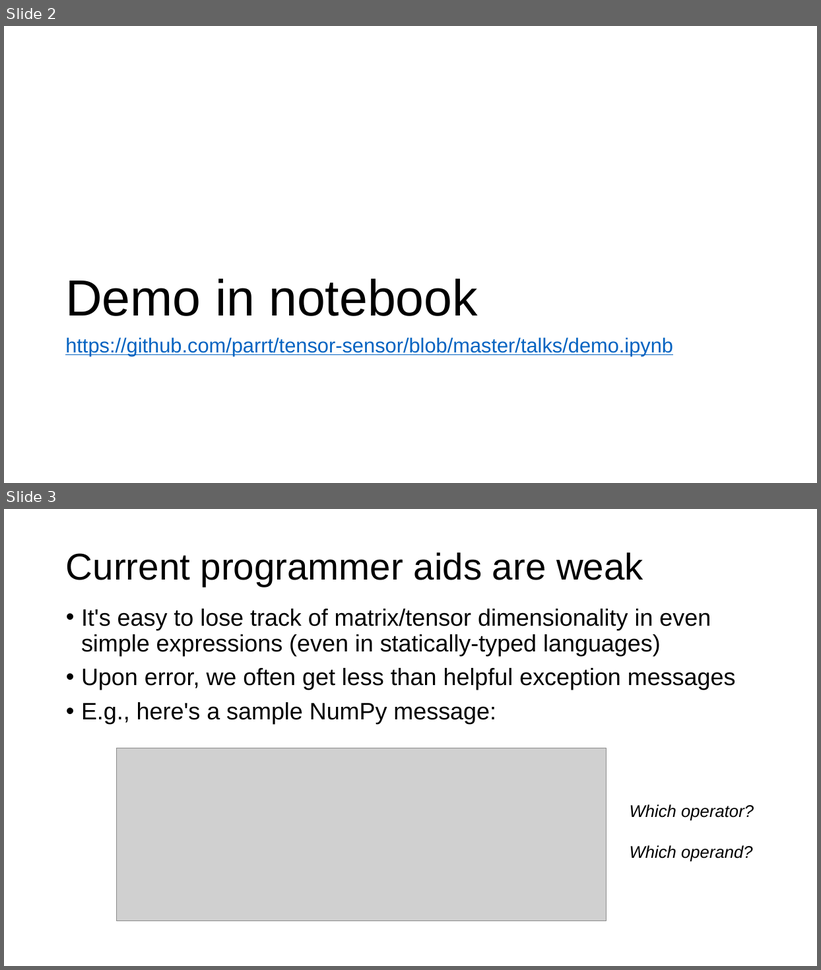
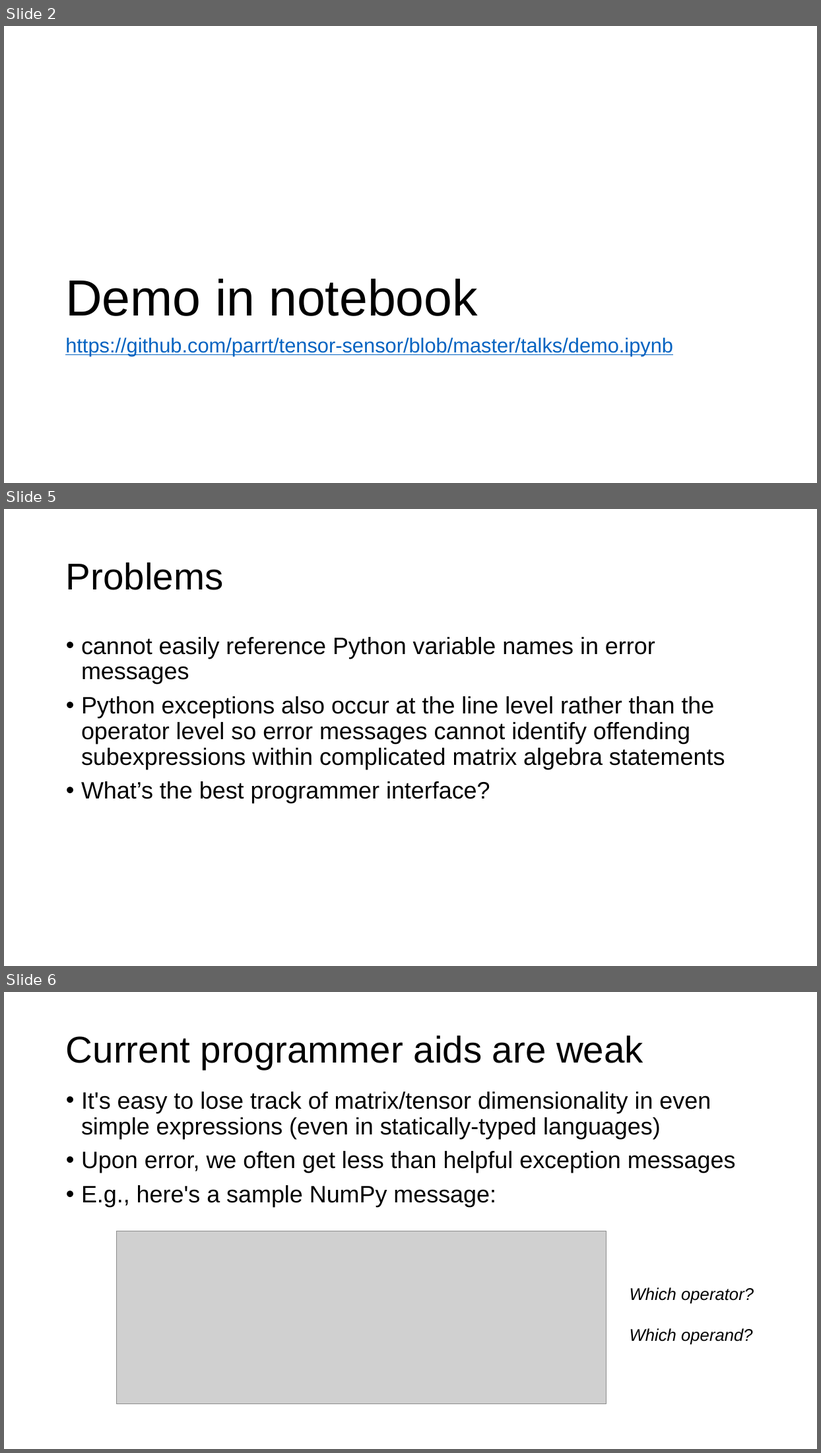
Before and after one commit to parrt/tensor-sensor, a slide deck: talks/tensor-sensor.pptx. Shown one above the other, each under a label of ours: slides 2 and 3 before the commit, slides 2, 5 and 6 after it; the slides between them are not shown. The pictures are 821x970 and 821x1453 pixels, drawn with LibreOffice and Linux fonts; fonts in the diff are those of the drawing; grey boxes stand for pictures; background and template pictures are left out. Boxes give left, top, right and bottom in pixels: in the first picture for what was removed or moved away, otherwise in the second. Text is boxed around its words. In the diff, an @@ line names an element or a change of style, - is before the commit and + after.

```diff
--- a/talks/tensor-sensor.pptx
+++ b/talks/tensor-sensor.pptx
@@ slide 5 added at box(4, 509, 817, 966), background #FFFFFF @@
@@ title added at box(66, 562, 223, 590), 44 pt, text #000000 @@
+Problems
@@ text added at box(81, 637, 725, 803), 28 pt, text #000000 @@
+• cannot easily reference Python variable names in error messages
+• Python exceptions also occur at the line level rather than the operator level so error messages cannot identify offending subexpressions within complicated matrix algebra statements
+• What’s the best programmer interface?
@@ what was slide 3 is now slide 6 @@
```
Also in this commit, not shown: 2 other slides added, 1 other file.
